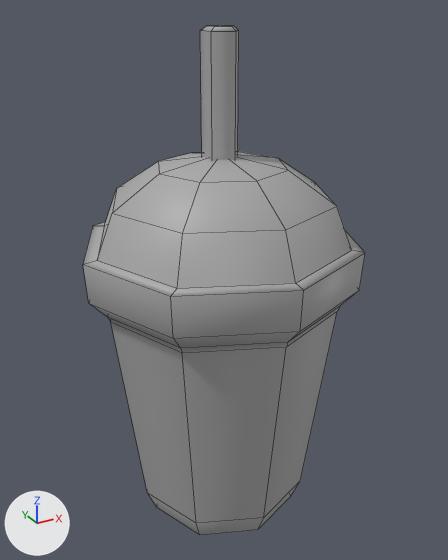
A saved change to the FBX model slasherbubbletea/Modelos/vaso.fbx.
The view is the same before and after, from a 50 mm lens placed at (-0.01034, -0.01902, 0.01927), pointed at (0.00017, 0.00008, 0.00972). Arrows for +X, +Y and +Z are at lower left; the lights stay in place. Mesh edges are drawn as thin lines. Where no turn or scale is listed for an object, it has been applied to the vertices.

Objects in the first picture: 'vaso'.
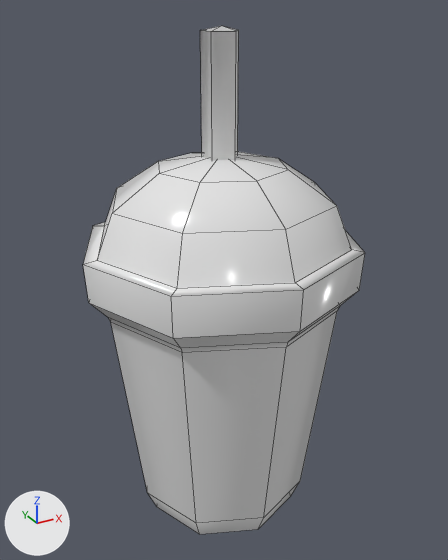
The newer file is also rescaled (x807.1), turned or shifted as a whole; pictures and numbers use the older file's frame.

Diff of the bpy script that builds the scene:
```diff
--- a/slasherbubbletea/Modelos/vaso.fbx.py
+++ b/slasherbubbletea/Modelos/vaso.fbx.py
@@ mat_standardsurface4 @@
+mat_standardsurface4 = principled_material('standardSurface4')
+mat_standardsurface4.base_color = (0.8, 0.8, 0.8)  # white #e7e7e7
+mat_standardsurface4.roughness = 0.2
@@ me_mesh @@
 # used by ob_vaso; location = (0.0, 0.0, 0.0)
-me_mesh.from_pydata(...)  # 89 vertices, 87 faces; spans x -0.0052..0.0052, y -0.0052..0.0052, z 0.0..0.0187
+me_mesh.from_pydata(...)  # 84 vertices, 82 faces; spans x -0.0052..0.0052, y -0.0052..0.0052, z 0.0..0.0187
+# me_mesh part 1
+# 5 vertices are removed from x -0.0004..0.0005, y -0.0004..0.0004, z 0.0187
+# 10 faces are deleted
+# 5 new faces join them
+# me_mesh part 2: 77 faces spanning x -0.0052..0.0052, y -0.0052..0.0052, z 0.0..0.0186 switch from mat_standardsurface1 (grey #aaaaaa) to mat_standardsurface4 (white #e7e7e7)
```

What differs and where, as boxes [x1, y1, x2, y2] in the pictures (448 x 560 px):
'vaso', reshaped
    before: [83, 25, 365, 534]
    after: [83, 26, 365, 534]
part 1 of me_mesh, cut back
    before: [200, 25, 238, 31]
    after: [200, 26, 238, 31]
part 2 of me_mesh, recoloured
    both: [83, 30, 365, 534]
